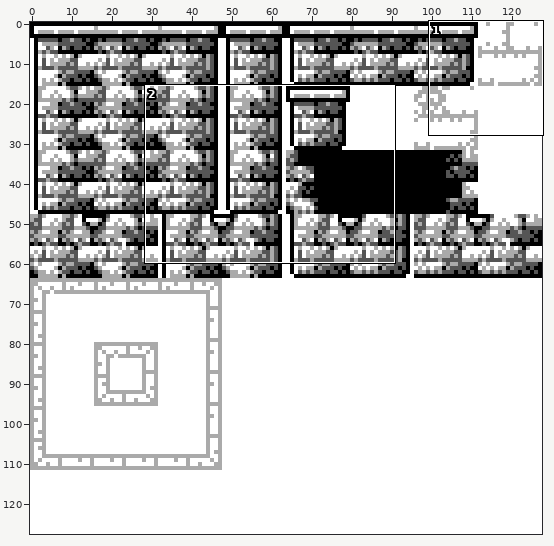
Edited in one commit: sprite sheet (sourceart/CastleMetatiles.png). The picture above shows the old version from afar; the outline marks the close-up.
Close-up. Before the edit:
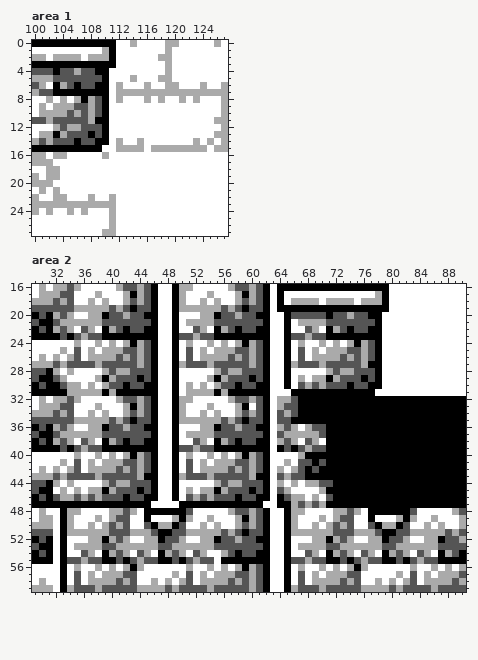
The file is 128x128 pixels. Shown: area 1: x 100..127, y 0..27; area 2: x 29..90, y 16..59. The commit also changed other parts of the picture, which this record leaves out.
After the commit:
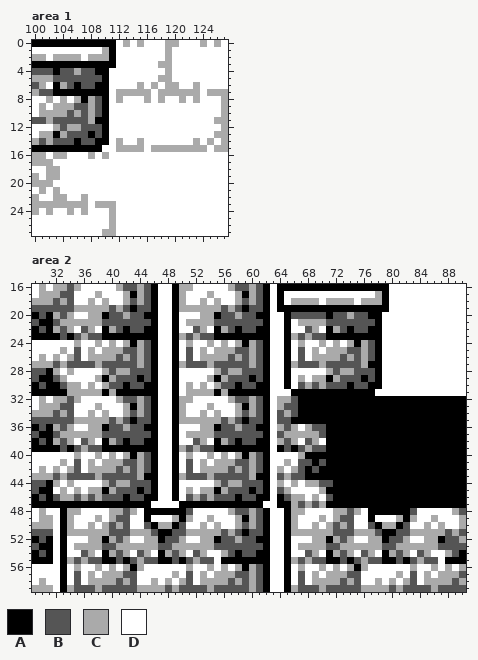
Palette (. is transparent): A #000000  B #555555  C #aaaaaa  D #ffffff
Changes in this commit:
--- area 1
@@ x 110..127 @@
- 0 AADDCDDDDCCDDDDDCD
+ 0 AADCDCDDDCCDDDCDCD
  1 CADDDDDDDCDDDDDDDD
- 2 CADDDDDDCCDDDDDDDD
- 3 AADDDDDDDCDDDDDDDD
+ 2 CADDDDDDDCDDDDDDDD
+ 3 AADDDDDDCCDDDDDDDD
  4 ADDDDDDDDCDDDDDDDD
- 5 ADDDCDDDCCDDDDDDDD
- 6 ADCDDDCDDCCDDDCDDC
- 7 ADCCCCCCCCCCCCCCCC
+ 5 ADDDDDDDCCDDDDDDDD
+ 6 ADDDDCDCDCCDDCDDDD
+ 7 ADCCCCCDCCCCCCDCCC
  8 ADCDDDCDCDDCDCDDDC
@@ x 106..110 @@
 15 AAAAD
-16 DDDDC
+16 DDCDC
 17 DDDDD
@@ x 105..113 @@
 21 DDDDDDDDD
-22 DDDCDDCDD
-23 CCCCCCCDD
+22 DDCDDDDDD
+23 CCCDCCCDD
 24 CDCDDDCDD
--- area 2
@@ x 48..68 @@
 22 DADDBCDACBABBAADDADDB
-23 DABBCBBAAAAAAAADDABBC
+23 DACBCBBAAAAAAAADDACBC
 24 DADCDDCDCDCACBADDADCD
@@ x 58..62 @@
 32 BBCBA
-33 CADBA
+33 CACBA
 34 CBCBA
@@ x 48..52 @@
 38 DADDB
-39 DABBC
+39 DACBC
 40 DADCD
@@ x 29..90 @@
 53 BAADADCCCCBBCCCCCCBBCCCCCCBBBBBBBADDADCCCCBBCCCCCCBBCCCCCCBBBB
-54 ABADADDBCDACBCDBCDACBCDBCDDCBABBAADDADDBCDACBCDBCDACBCDBCDACBA
-55 AAADABBCBBAABABCBBAABABCBBDAAAAAAADDABBCBBAABABCBBAABABCBBAAAA
+54 ABADADDBCDACBCDBCDACBCDBCDDCBABBAADDADDBCDACBCDBCDACBCDBCDDCBA
+55 AAADACBCBBAABABCBBAABABCBBDAAAAAAADDACBCBBAABABCBBAABABCBBDAAA
 56 DDDDADCDDCDCDCACDDDDDDCDDCDCDCACBADDADCDDCDCDCACDDDDDDCDDCDCDC
